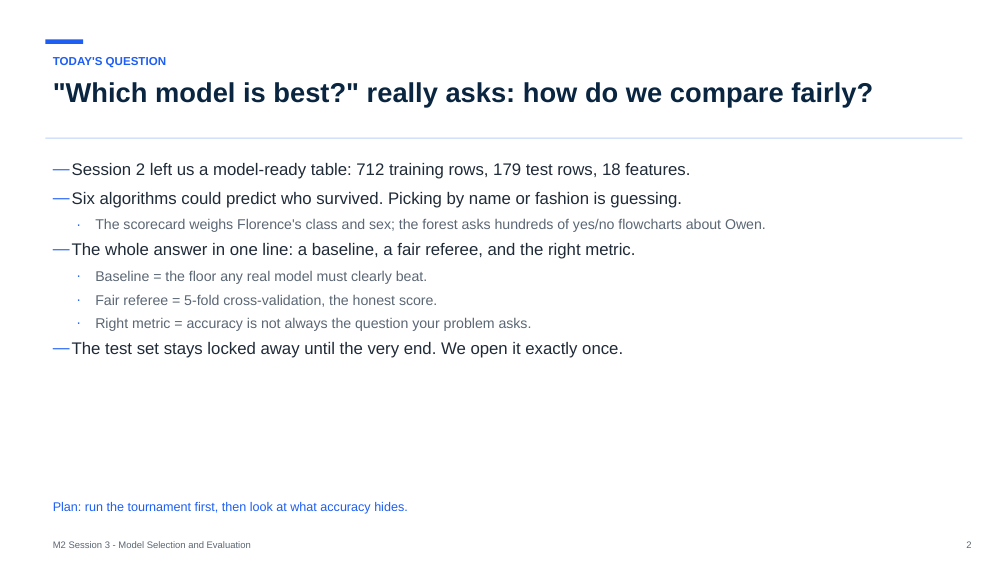
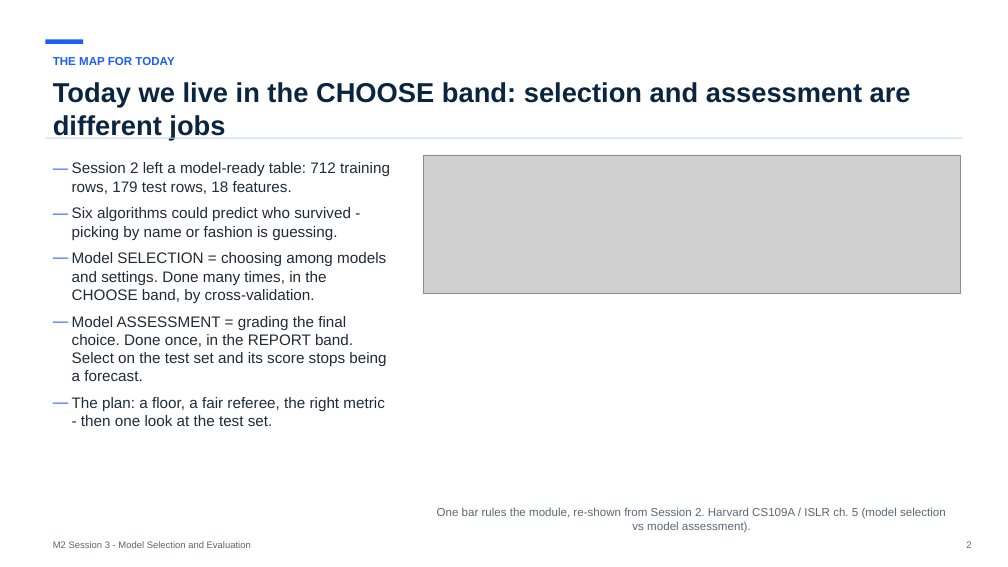
Before and after one commit to koenossendrijver/fontys-tech-exercises, a slide deck: slide 2 of presentations/m2-session-3-model-selection-and-evaluation.pptx. Drawn at 1008x567 pixels with LibreOffice and Linux fonts; fonts in the diff are those of the drawing; grey boxes stand for pictures. Boxes give left, top, right and bottom in pixels: in the first picture for what was removed or moved away, otherwise in the second. Text is boxed around its words. In the diff, an @@ line names an element or a change of style, - is before the commit and + after.

```diff
--- a/presentations/m2-session-3-model-selection-and-evaluation.pptx
+++ b/presentations/m2-session-3-model-selection-and-evaluation.pptx
@@ text at bbox=[53, 57, 174, 65]: text changed @@
-TODAY'S QUESTION
+THE MAP FOR TODAY
@@ text at bbox=[53, 82, 911, 140]: text changed @@
-"Which model is best?" really asks: how do we compare fairly?
+Today we live in the CHOOSE band: selection and assessment are different jobs
@@ text at bbox=[72, 162, 390, 426]: text changed; size 16 to 14.5 pt @@
-— Session 2 left us a model-ready table: 712 training rows, 179 test rows, 18 features.
-— Six algorithms could predict who survived. Picking by name or fashion is guessing.
-  · The scorecard weighs Florence's class and sex; the forest asks hundreds of yes/no flowcharts about Owen.
-— The whole answer in one line: a baseline, a fair referee, and the right metric.
-  · Baseline = the floor any real model must clearly beat.
-  · Fair referee = 5-fold cross-validation, the honest score.
-  · Right metric = accuracy is not always the question your problem asks.
-— The test set stays locked away until the very end. We open it exactly once.
+— Session 2 left a model-ready table: 712 training rows, 179 test rows, 18 features.
+— Six algorithms could predict who survived - picking by name or fashion is guessing.
+— Model SELECTION = choosing among models and settings. Done many times, in the CHOOSE band, by cross-validation.
+— Model ASSESSMENT = grading the final choice. Done once, in the REPORT band. Select on the test set and its score stops being a forecast.
+— The plan: a floor, a fair referee, the right metric - then one look at the test set.
@@ picture added at bbox=[423, 155, 960, 293] @@
@@ text removed at bbox=[53, 502, 408, 514] @@
-Plan: run the tournament first, then look at what accuracy hides.
@@ text added at bbox=[437, 507, 946, 533], 11 pt, text #5B6774 @@
+One bar rules the module, re-shown from Session 2. Harvard CS109A / ISLR ch. 5 (model selection vs model assessment).
```
Also in this commit, not shown: 10 other slides changed, 2 slides added, 2 slides removed, 8 other files.
